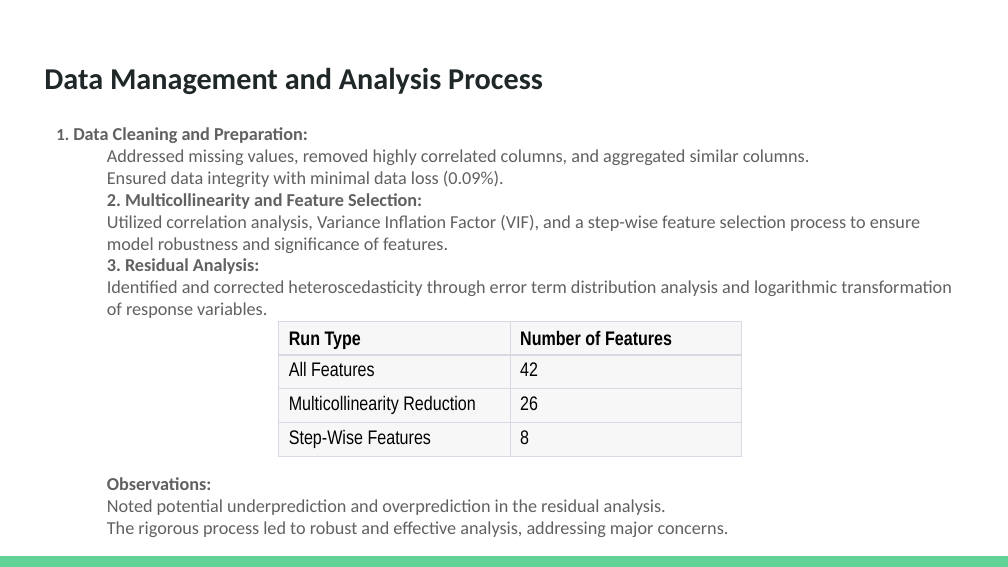
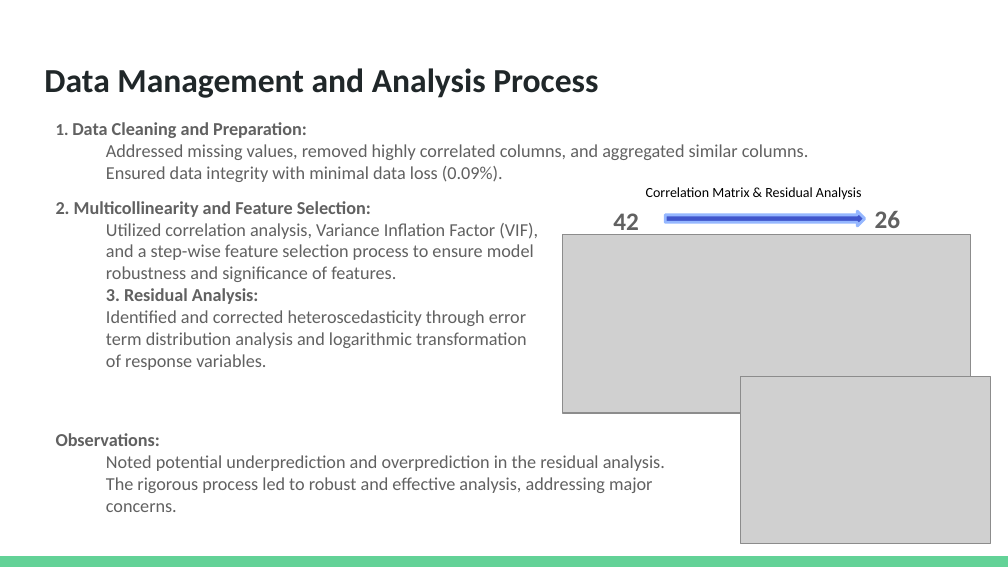
Before and after one commit to datagero/defi-liquidity-events-effect, a slide deck: slide 12 of Final Presentation Slides/Team 111 Presentation Slides.pptx. Drawn at 1008x567 pixels with LibreOffice and Linux fonts; fonts in the diff are those of the drawing; grey boxes stand for pictures. Boxes give left, top, right and bottom in pixels: in the first picture for what was removed or moved away, otherwise in the second. Text is boxed around its words. In the diff, an @@ line names an element or a change of style, - is before the commit and + after.

Commit message:
final slides

```diff
--- a/Final Presentation Slides/Team 111 Presentation Slides.pptx
+++ b/Final Presentation Slides/Team 111 Presentation Slides.pptx
@@ title "Data Management and Analysis Process" at [44, 68, 598, 98]: size 21.6 to 24 pt @@
@@ text at [56, 127, 810, 187]: paragraphs removed @@
-1. Data Cleaning and Preparation:
-  Addressed missing values, removed highly correlated columns, and aggregated similar columns.
-  Ensured data integrity with minimal data loss (0.09%).
@@ text added at [56, 122, 809, 182], 13 pt, text #616161 @@
+1. Data Cleaning and Preparation:
+  Addressed missing values, removed highly correlated columns, and aggregated similar columns.
+  Ensured data integrity with minimal data loss (0.09%).
@@ text "2. Multicollinearity and Feature Selection:": place and size @@
-text "2. Multicollinearity and Feature Selection:" at [56, 127, 952, 537]
+text "2. Multicollinearity and Feature Selection:" at [56, 201, 538, 370]
@@ text added at [646, 187, 862, 200], 10 pt, text #000000 @@
+Correlation Matrix & Residual Analysis
@@ group added at [562, 211, 971, 413]: 2 texts, 1 picture, 1 right arrow @@
+42
+26
@@ table removed at [279, 322, 743, 456], 4 rows, 2 columns @@
-Run Type | Number of Features
-All Features | 42
-Multicollinearity Reduction | 26
-Step-Wise Features | 8
@@ picture added at [740, 377, 991, 543] @@
@@ text added at [56, 433, 665, 512], 13 pt, text #616161 @@
+Observations:
+  Noted potential underprediction and overprediction in the residual analysis.
+  The rigorous process led to robust and effective analysis, addressing major concerns.
@@ text at [107, 477, 729, 537]: paragraphs removed @@
-Observations:
-  Noted potential underprediction and overprediction in the residual analysis.
-  The rigorous process led to robust and effective analysis, addressing major concerns.
```
Also in this commit, not shown: 14 other slides changed, 1 slide removed, 3 other files.
